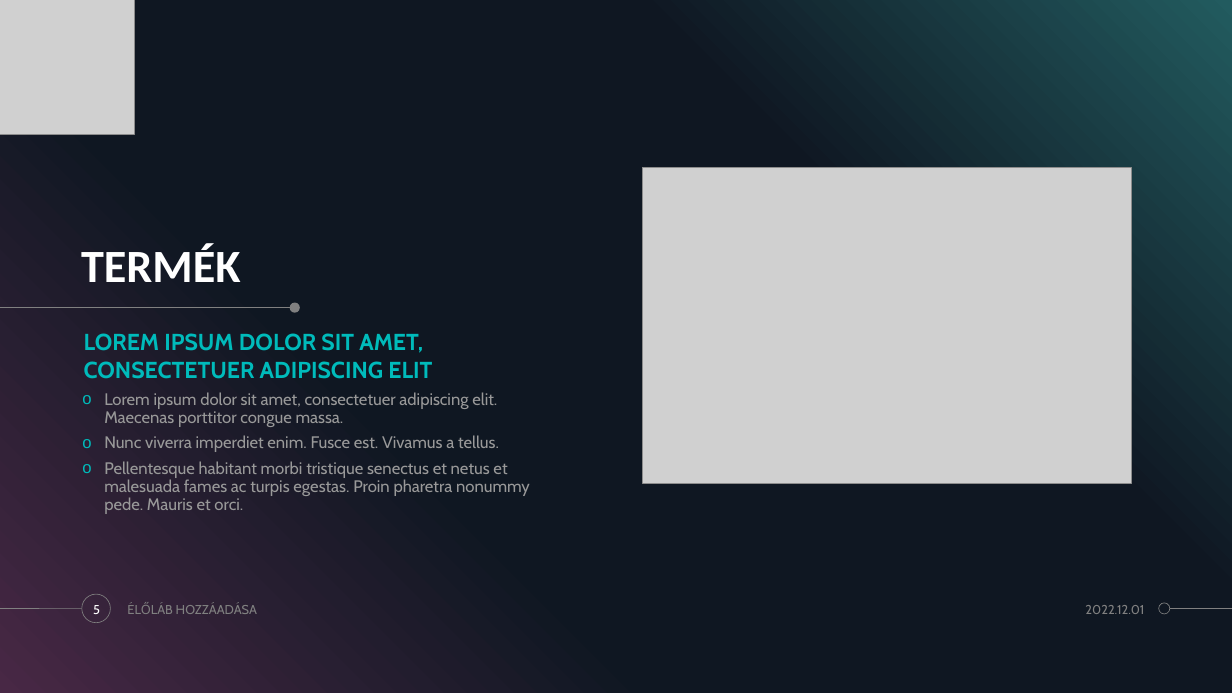
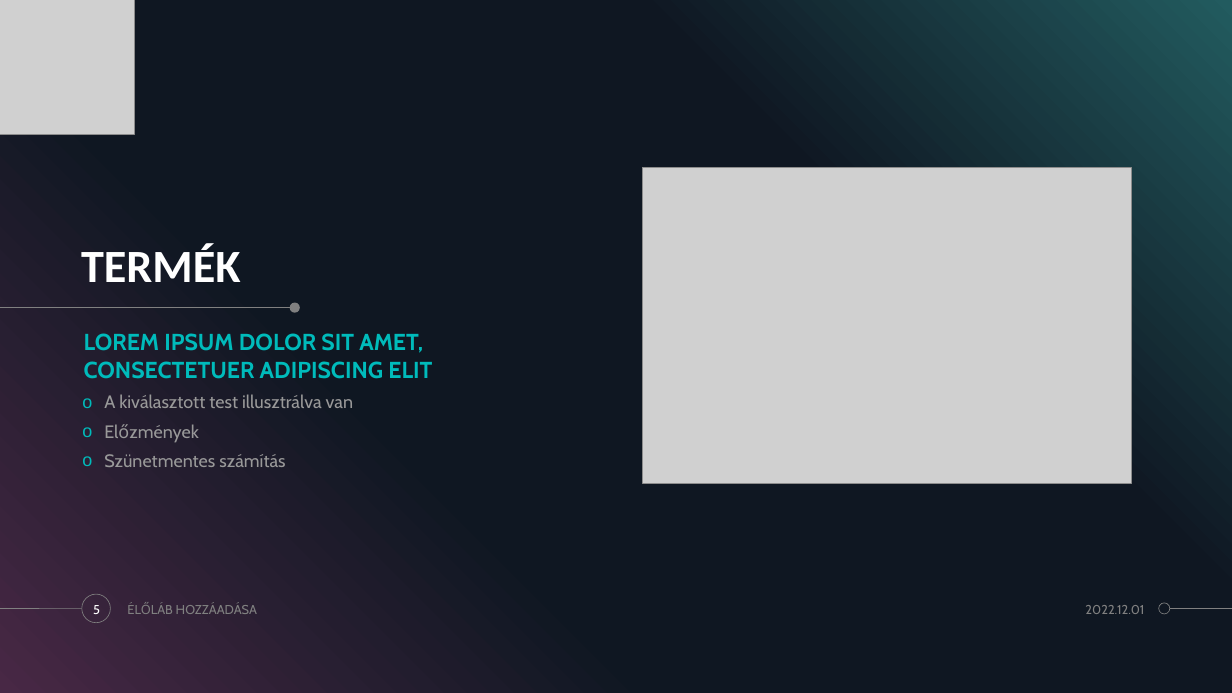
Before and after one commit to zamboilles21/terfelszinszamitas, a slide deck: slide 5 of documentation/PPT/TerFelSzoft.pptx. Drawn at 1232x693 pixels with LibreOffice and Linux fonts; fonts in the diff are those of the drawing; grey boxes stand for pictures; background and template pictures are left out. Boxes give left, top, right and bottom in pixels: in the first picture for what was removed or moved away, otherwise in the second. Text is boxed around its words. In the diff, an @@ line names an element or a change of style, - is before the commit and + after.

```diff
--- a/documentation/PPT/TerFelSzoft.pptx
+++ b/documentation/PPT/TerFelSzoft.pptx
@@ text at (x1=104, y1=394, x2=353, y2=467): text changed; size 12.9 to 14 pt @@
-o Lorem ipsum dolor sit amet, consectetuer adipiscing elit. Maecenas porttitor congue massa.
-o Nunc viverra imperdiet enim. Fusce est. Vivamus a tellus.
-o Pellentesque habitant morbi tristique senectus et netus et malesuada fames ac turpis egestas. Proin pharetra nonummy pede. Mauris et orci.
+o A kiválasztott test illusztrálva van
+o Előzmények
+o Szünetmentes számítás
```
Also in this commit, not shown: 2 other slides changed.
